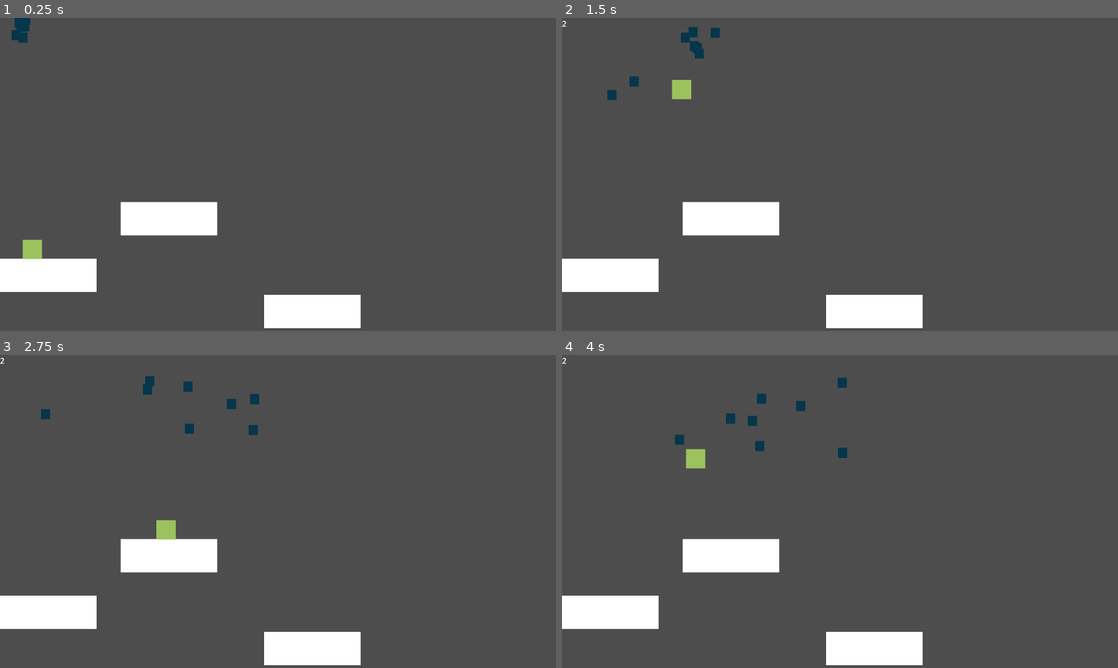
Above: before the commit, frames 1-4 (two rows, left to right).
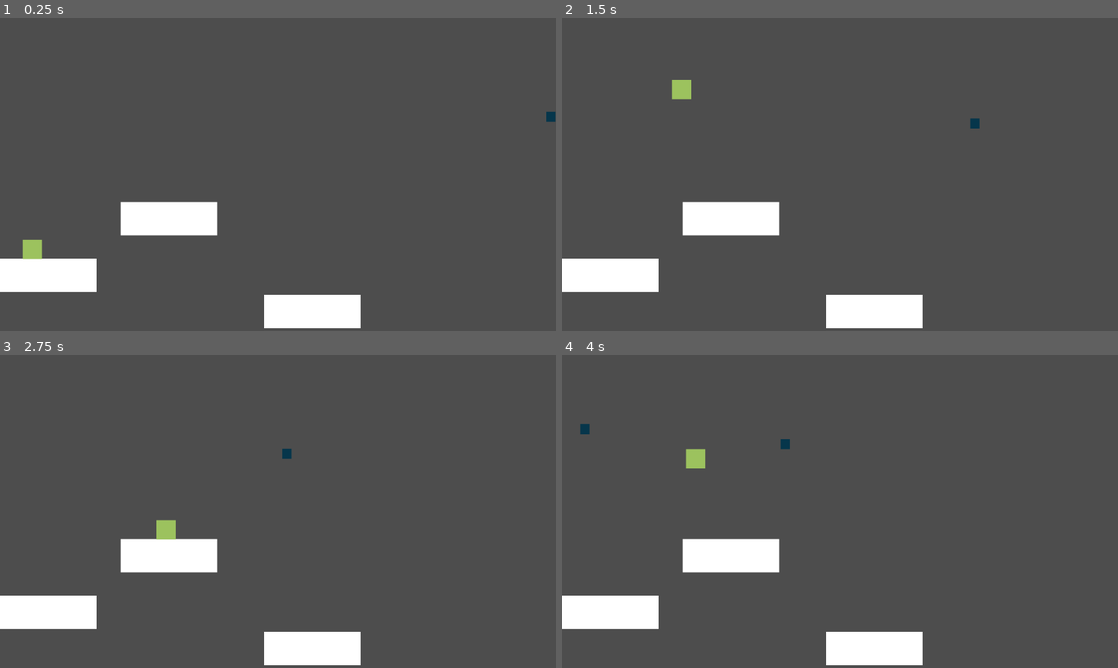
Above: after the commit, the same moments.

Repository: ClementRivaille/jumping-frogs
Game: Godot game, scene res://Main.tscn
Same seed, same stepped clock (60 frames per second), same inputs: the game is played once before the commit and once after it.
Inputs (mouse positions are in pixels of both pictures, inside the frame that each line leads up to):
- Up to frame 1 (0.25 s): no input
- Up to frame 2 (1.5 s): tap Enter (ui_accept) at 0.5 s; drag from (612, 274) to (895, 105) at 0.52 s; drag from (728, 218) to (812, 237) at 1.27 s
- Up to frame 3 (2.75 s): move the mouse to (311, 649) at 2.02 s; click (311, 649) at 2.17 s
- Up to frame 4 (4 s): drag from (812, 574) to (673, 464) at 2.77 s; move the mouse to (1006, 558) at 3.52 s; click (1006, 558) at 3.67 s; tap Enter (ui_accept) at 3.77 s

The runs differ from the first frame. In frame 1, 0.3% of the frame differs, in the area x 2-100%, y 0-34%; in frame 2, 0.5%; in frame 3, 0.5%; in frame 4, 0.6%, in the area x 0-52%, y 0-33%.

Commit message:
feat: spawn flies

Diff:
--- a/Main.tscn
+++ b/Main.tscn
@@ -1,7 +1,8 @@
-[gd_scene load_steps=7 format=3 uid="uid://er6dpfspguc0"]
+[gd_scene load_steps=8 format=3 uid="uid://er6dpfspguc0"]
 
 [ext_resource type="PackedScene" uid="uid://cw64bi4h4q7br" path="res://scenes/Frog.tscn" id="1_dn6oc"]
 [ext_resource type="PackedScene" uid="uid://crje4f4x3w0f0" path="res://scenes/Platform.tscn" id="2_gr0qy"]
+[ext_resource type="Script" path="res://scripts/FliesSpawner.gd" id="3_4bvrc"]
 [ext_resource type="PackedScene" uid="uid://d3uan07s2wxat" path="res://scenes/Fly.tscn" id="3_gyo8n"]
 [ext_resource type="PackedScene" uid="uid://bgja3y0mfnuqr" path="res://scenes/Debug.tscn" id="4_lix75"]
 
@@ -46,30 +47,17 @@
 metadata/_edit_lock_ = true
 
 [node name="FliesSpawner" type="Node2D" parent="."]
+script = ExtResource("3_4bvrc")
+fly_prefab = ExtResource("3_gyo8n")
 metadata/_edit_lock_ = true
 
-[node name="Fly" parent="FliesSpawner" instance=ExtResource("3_gyo8n")]
-
-[node name="Fly2" parent="FliesSpawner" instance=ExtResource("3_gyo8n")]
-
-[node name="Fly3" parent="FliesSpawner" instance=ExtResource("3_gyo8n")]
-
-[node name="Fly4" parent="FliesSpawner" instance=ExtResource("3_gyo8n")]
-
-[node name="Fly5" parent="FliesSpawner" instance=ExtResource("3_gyo8n")]
-
-[node name="Fly6" parent="FliesSpawner" instance=ExtResource("3_gyo8n")]
-
-[node name="Fly7" parent="FliesSpawner" instance=ExtResource("3_gyo8n")]
-
-[node name="Fly8" parent="FliesSpawner" instance=ExtResource("3_gyo8n")]
-
-[node name="Fly9" parent="FliesSpawner" instance=ExtResource("3_gyo8n")]
-
-[node name="Fly10" parent="FliesSpawner" instance=ExtResource("3_gyo8n")]
+[node name="Timer" type="Timer" parent="FliesSpawner"]
+wait_time = 3.4
 
 [node name="UI" type="CanvasLayer" parent="."]
 layer = 2
 follow_viewport_enabled = true
 
 [node name="Debug" parent="UI" instance=ExtResource("4_lix75")]
+
+[connection signal="timeout" from="FliesSpawner/Timer" to="FliesSpawner" method="_on_timer_timeout"]
--- /dev/null
+++ b/scripts/FliesSpawner.gd
@@ -0,0 +1,34 @@
+extends Node2D
+class_name FliesSpawner
+
+@export var fly_prefab: PackedScene
+@export var max_flies := 10
+@export var max_v_pos = 250.0
+@export var h_margin = 50.0
+
+var flies_count = 0
+
+@onready var timer: Timer = $Timer
+
+func _ready() -> void:
+  activate()
+
+func spawn_fly():
+  var fly: Fly = fly_prefab.instantiate()
+  fly.position.x = - h_margin if randi_range(0,1) == 0 else get_viewport_rect().size.x + h_margin
+  fly.position.y = randf_range(0, max_v_pos)
+  fly.catched.connect(on_fly_catched)
+  add_child(fly)
+  flies_count += 1
+
+func _on_timer_timeout() -> void:
+  if flies_count < max_flies:
+    spawn_fly()
+
+func on_fly_catched(fly: Fly):
+  flies_count = maxi(0, flies_count - 1)
+  fly.queue_free()
+
+func activate():
+  spawn_fly()
+  timer.start()
--- a/scripts/Fly.gd
+++ b/scripts/Fly.gd
@@ -15,7 +15,7 @@
 var close := 2
 var fly_speed = 50.0
 
-signal catched
+signal catched(fly: Fly)
 
 func _ready() -> void:
   pick_destination()
@@ -35,5 +35,4 @@
   move_and_slide()
 
 func on_catch():
-  catched.emit()
-  queue_free()
+  catched.emit(self)
